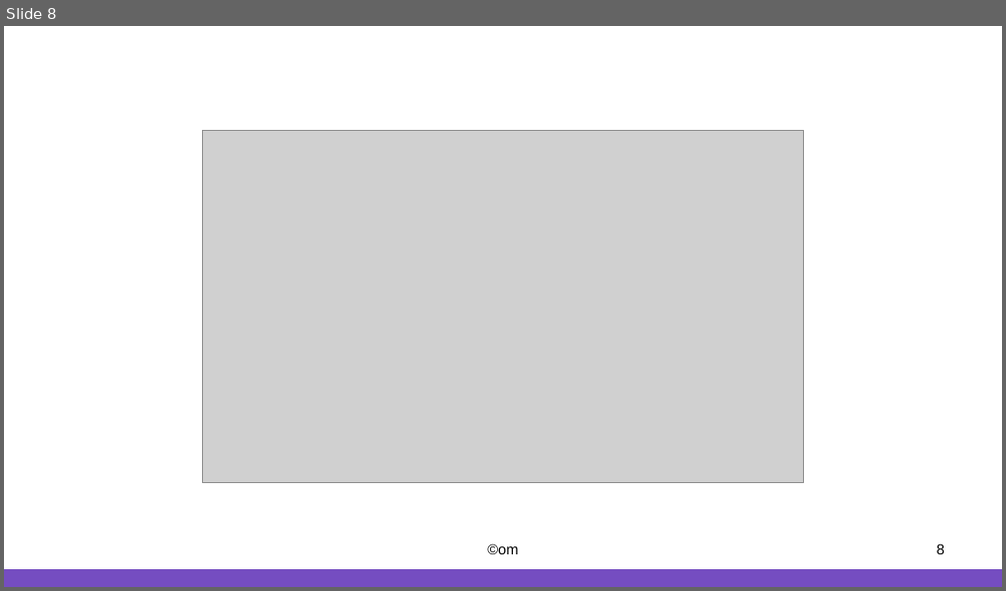
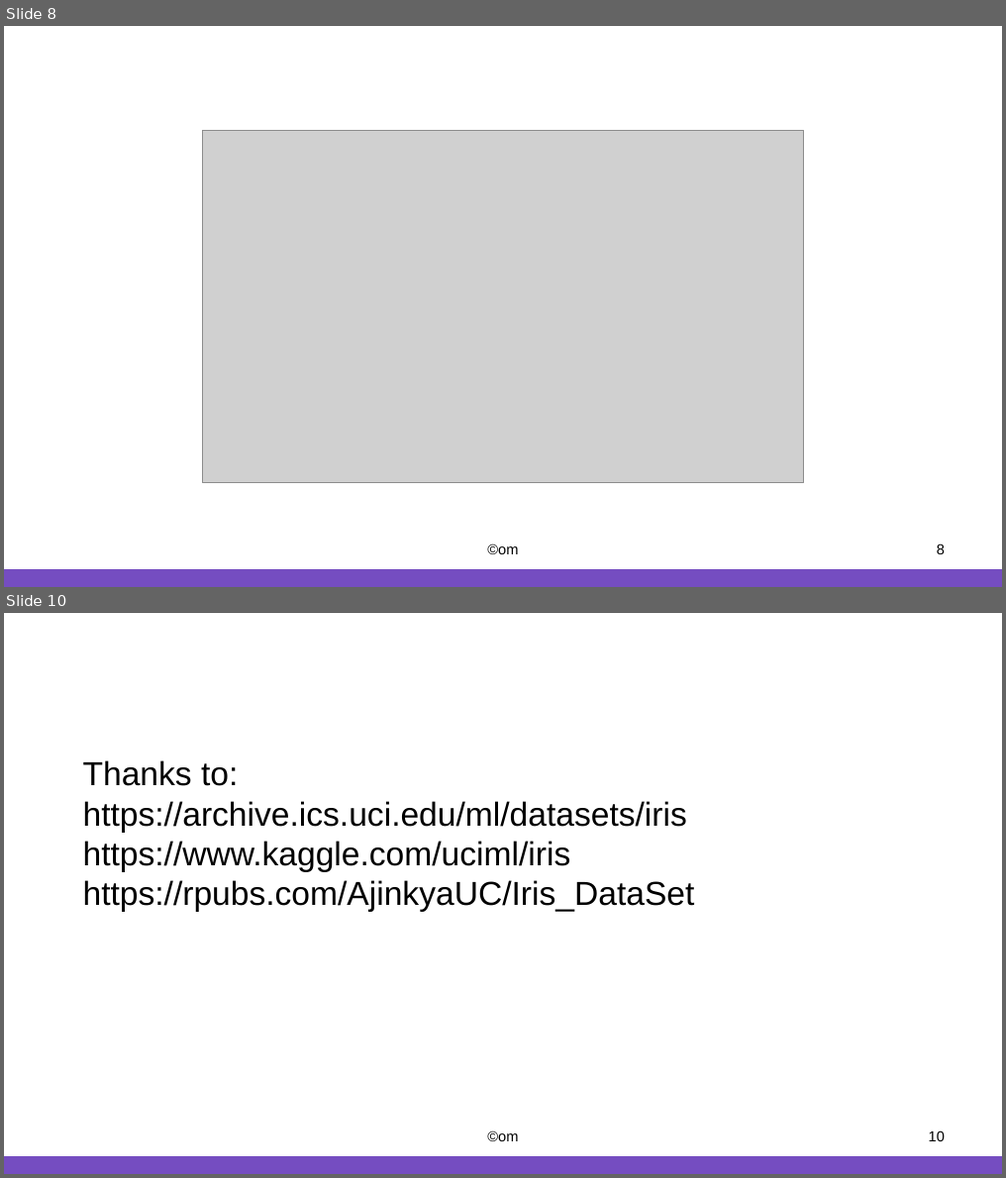
Before and after one commit to iData1011/data-analysis-projects, a slide deck: EDA-iris/slide/slide-iris.pptx. Shown one above the other, each under a label of ours: slide 8 before the commit, slides 8 and 10 after it; the slides between them are not shown. The pictures are 1006x591 and 1006x1178 pixels, drawn with LibreOffice and Linux fonts; fonts in the diff are those of the drawing; grey boxes stand for pictures. Boxes give left, top, right and bottom in pixels: in the first picture for what was removed or moved away, otherwise in the second. Text is boxed around its words. In the diff, an @@ line names an element or a change of style, - is before the commit and + after.

```diff
--- a/EDA-iris/slide/slide-iris.pptx
+++ b/EDA-iris/slide/slide-iris.pptx
@@ slide 10 added at [4,613,1002,1174], background #FFFFFF @@
@@ text added at [83,761,695,912], 32 pt, text #000000 @@
+Thanks to:
+https://archive.ics.uci.edu/ml/datasets/iris
+https://www.kaggle.com/uciml/iris
+https://rpubs.com/AjinkyaUC/Iris_DataSet
@@ text added at [487,1131,518,1142], 14 pt, text #000000 @@
+©om
@@ page number added at [929,1131,944,1142], 14 pt, text #000000 @@
+10
@@ rectangle added at [4,1157,1002,1174], fill #754DC1 @@
```
Also in this commit, not shown: 2 slides changed, 11 other files.
